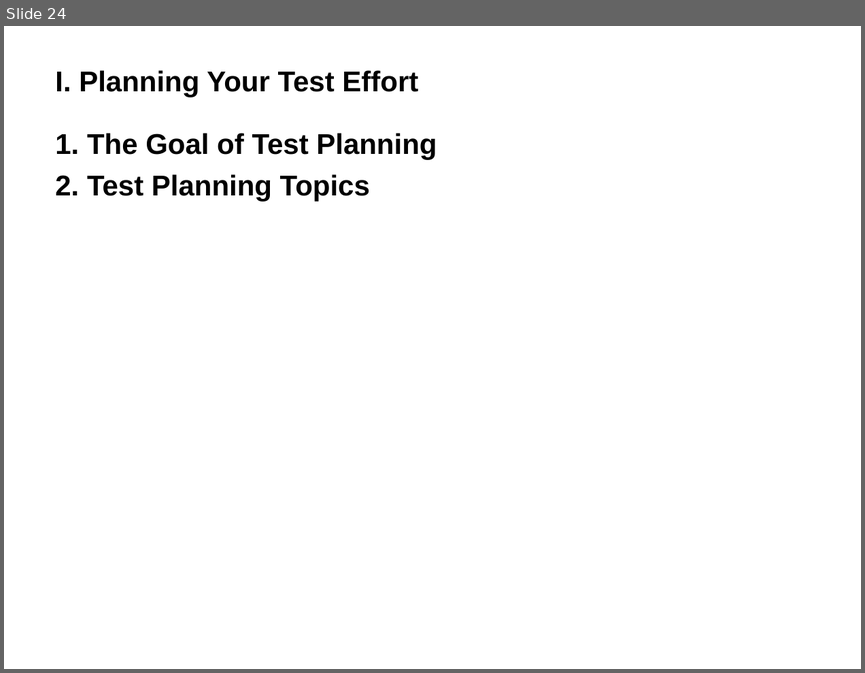
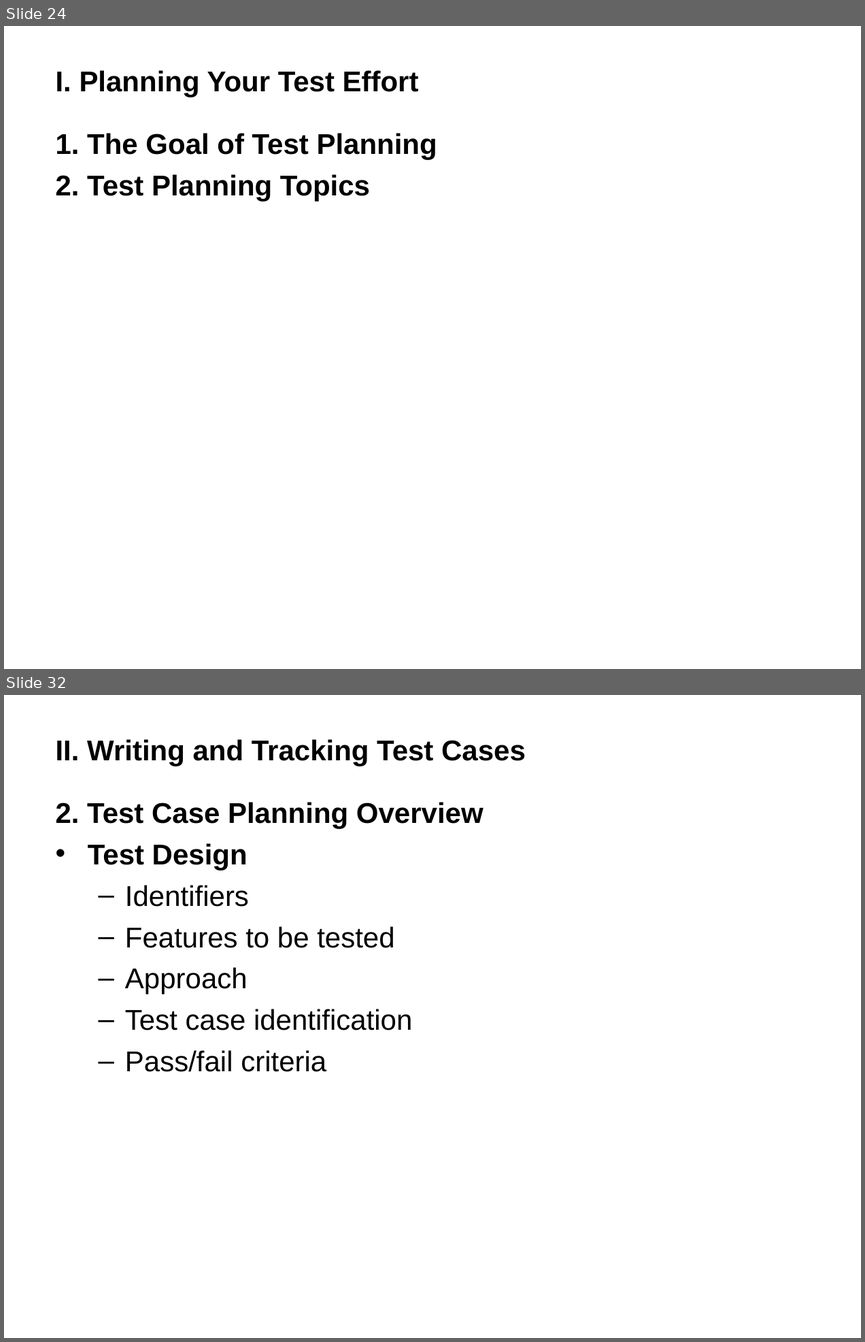
Before and after one commit to wangding/courses, a slide deck: testing/Ch17 Planning/17.ppt. Shown one above the other, each under a label of ours: slide 24 before the commit, slides 24 and 32 after it; the slides between them are not shown. The pictures are 865x673 and 865x1342 pixels, drawn with LibreOffice and Linux fonts; fonts in the diff are those of the drawing; background and template pictures are left out. Boxes give left, top, right and bottom in pixels: in the first picture for what was removed or moved away, otherwise in the second. Text is boxed around its words. In the diff, an @@ line names an element or a change of style, - is before the commit and + after.

```diff
--- a/testing/Ch17 Planning/17.ppt
+++ b/testing/Ch17 Planning/17.ppt
@@ slide 32 added at (x1=4, y1=695, x2=861, y2=1338), background picture (left out) @@
@@ title added at (x1=56, y1=739, x2=526, y2=766), 24 pt, text #000000, bold @@
+II. Writing and Tracking Test Cases
@@ text added at (x1=56, y1=802, x2=483, y2=1072), 24 pt, text #000000 @@
+2. Test Case Planning Overview
+• Test Design
+  – Identifiers
+  – Features to be tested
+  – Approach
+  – Test case identification
+  – Pass/fail criteria
```
Also in this commit, not shown: 16 other slides added, 1 slide removed.
